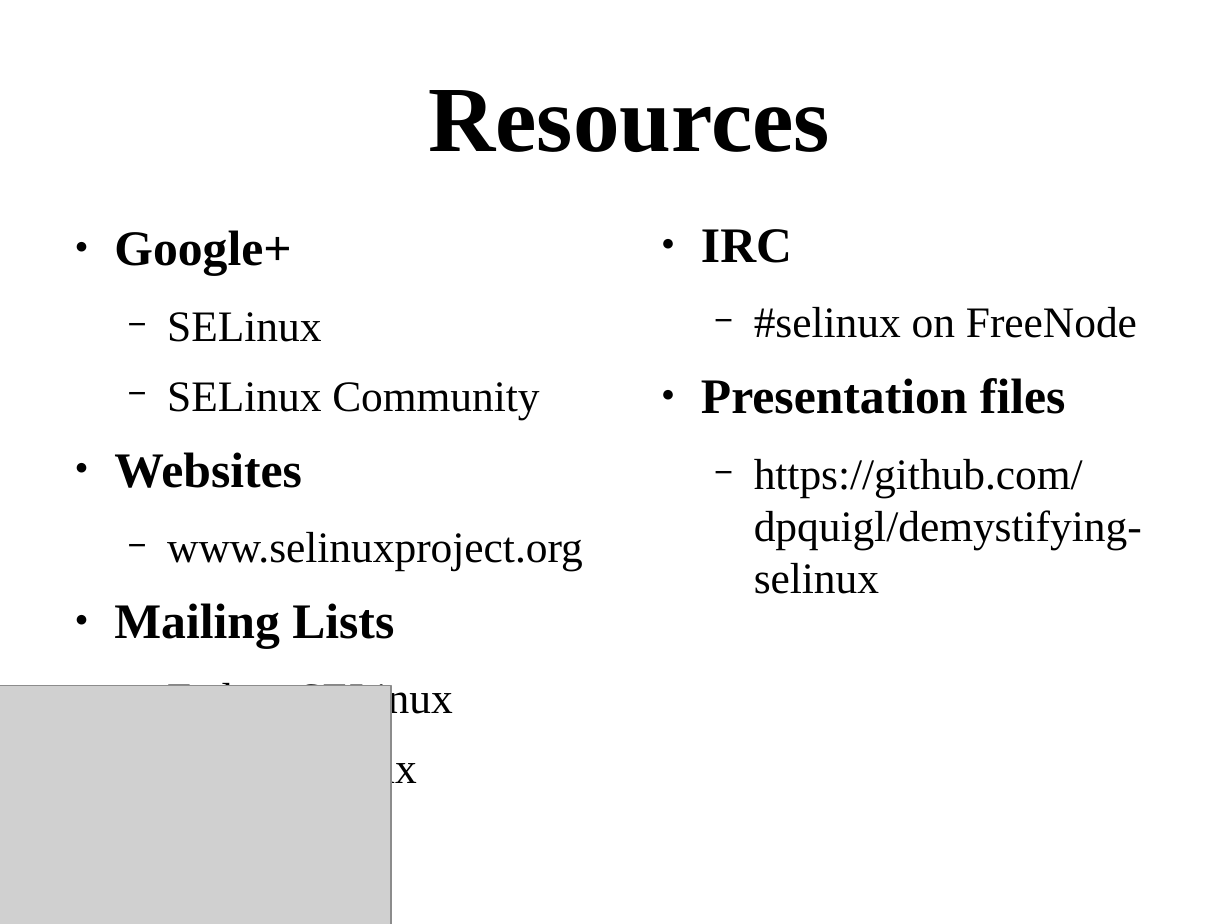
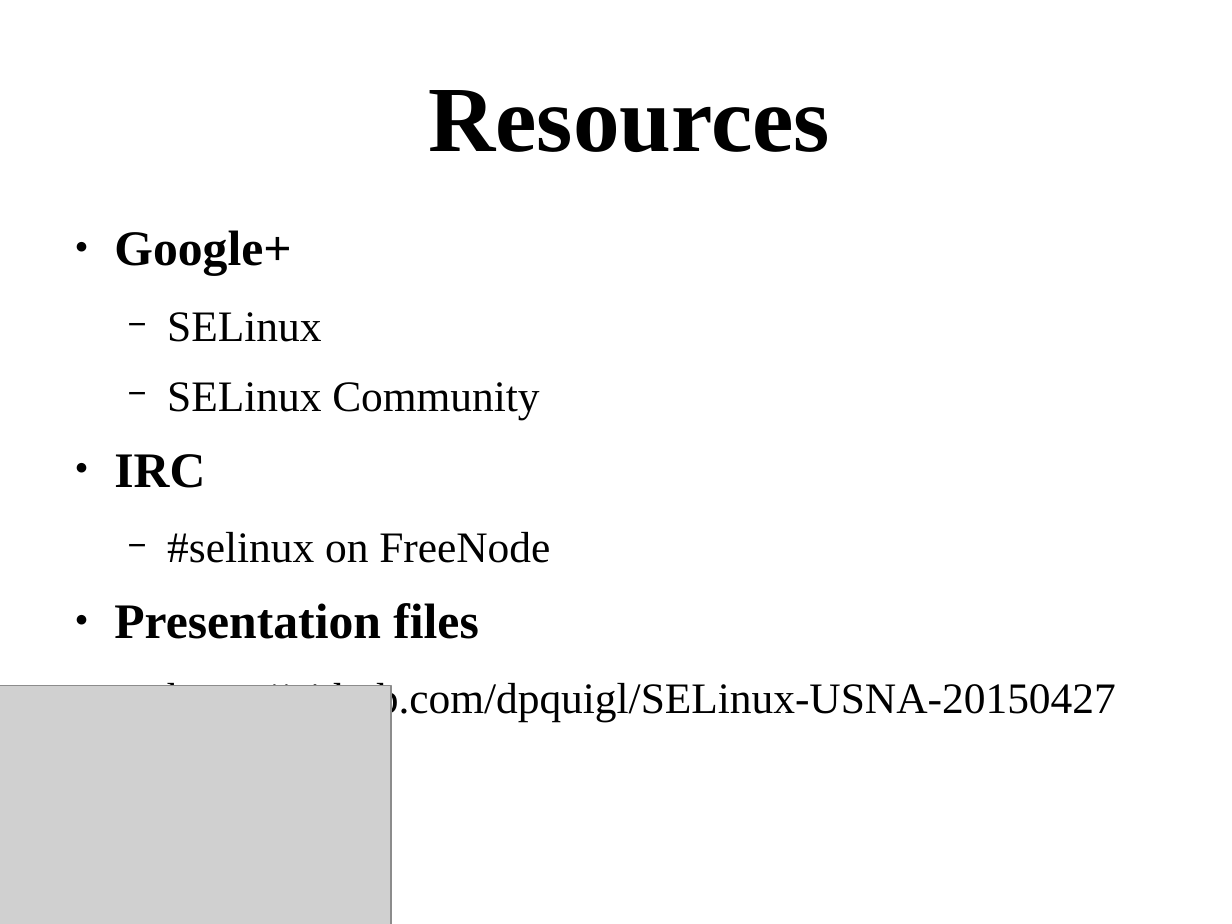
Before and after one commit to Frodox/SELinux-USNA-20150427, a slide deck: slide 45 of SELinux-USNA-20150427.odp (slide 19 before the commit). Drawn at 1232x924 pixels with LibreOffice and Linux fonts; fonts in the diff are those of the drawing; grey boxes stand for pictures. Boxes give left, top, right and bottom in pixels: in the first picture for what was removed or moved away, otherwise in the second. Text is boxed around its words. In the diff, an @@ line names an element or a change of style, - is before the commit and + after.

```diff
--- a/SELinux-USNA-20150427.odp
+++ b/SELinux-USNA-20150427.odp
@@ text "Google+" moved from (x1=701, y1=307, x2=1142, y2=594) to (x1=114, y1=230, x2=1116, y2=722) @@
@@ text removed at (x1=114, y1=230, x2=583, y2=792) @@
-● Google+
-  − SELinux
-  − SELinux Community
-● Websites
-  − www.selinuxproject.org
-● Mailing Lists
-  − Fedora SELinux
-  − NSA SELinux
@@ text at (x1=167, y1=683, x2=1116, y2=722): text changed @@
-  − https://github.com/dpquigl/demystifying-selinux
+  − https://github.com/dpquigl/SELinux-USNA-20150427
```
Also in this commit, not shown: 1 other slide changed, 27 slides added, 1 slide removed.
